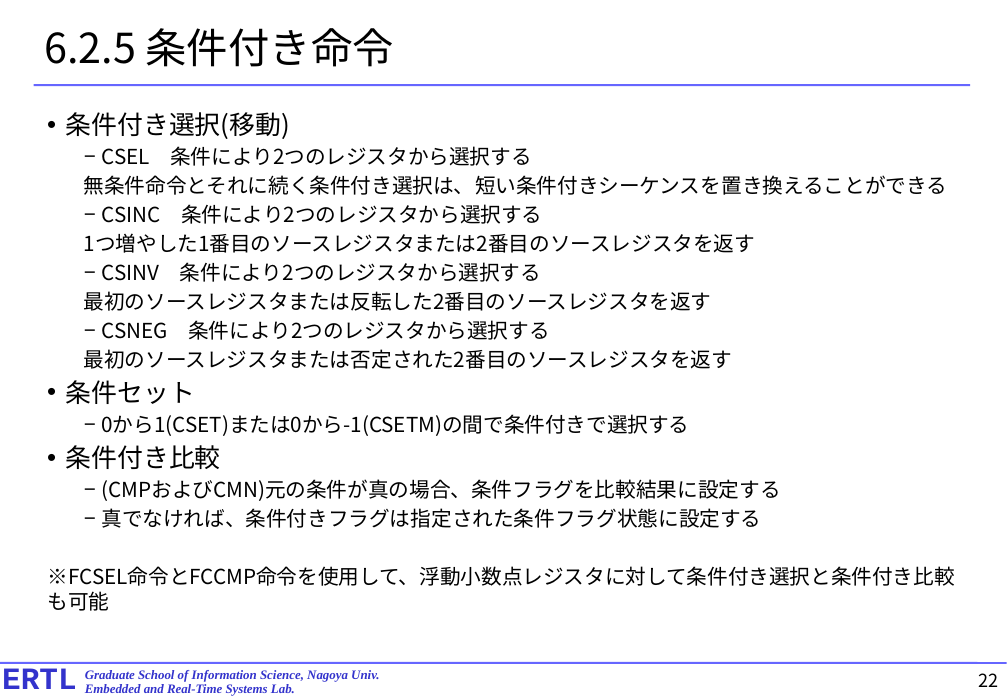
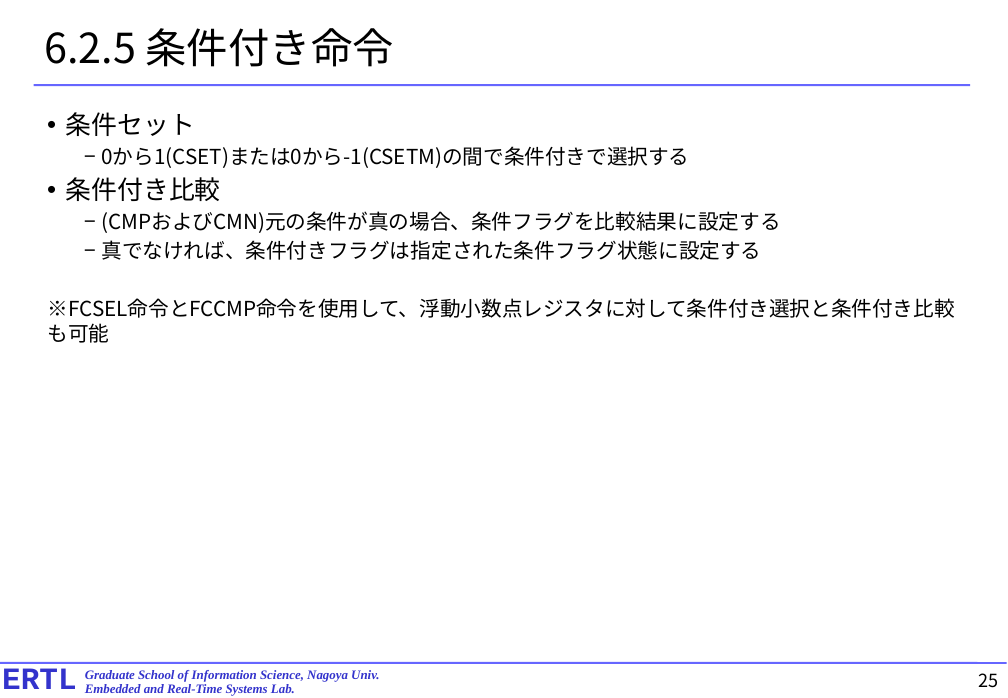
Before and after one commit to exshonda/arm64_basic, a slide deck: slide 25 of text/4.chapter6.pptx (slide 22 before the commit). Drawn at 1008x698 pixels with LibreOffice and Linux fonts; fonts in the diff are those of the drawing. Boxes give left, top, right and bottom in pixels: in the first picture for what was removed or moved away, otherwise in the second. Text is boxed around its words. In the diff, an @@ line names an element or a change of style, - is before the commit and + after.

```diff
--- a/text/4.chapter6.pptx
+++ b/text/4.chapter6.pptx
@@ text at [66,112,947,369]: paragraphs removed @@
-• 条件付き選択(移動)
-  − CSEL 条件により2つのレジスタから選択する
-  無条件命令とそれに続く条件付き選択は、短い条件付きシーケンスを置き換えることができる
-  − CSINC 条件により2つのレジスタから選択する
-  1つ増やした1番目のソースレジスタまたは2番目のソースレジスタを返す
-  − CSINV 条件により2つのレジスタから選択する
-  最初のソースレジスタまたは反転した2番目のソースレジスタを返す
-  − CSNEG 条件により2つのレジスタから選択する
-  最初のソースレジスタまたは否定された2番目のソースレジスタを返す
@@ page number at [979,673,999,688]: text changed @@
-22
+25
```
Also in this commit, not shown: 23 other slides changed, 4 slides added.
